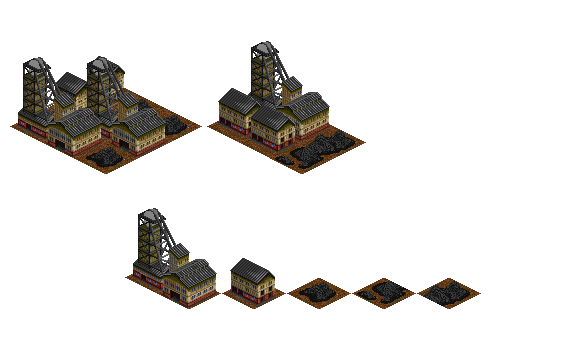
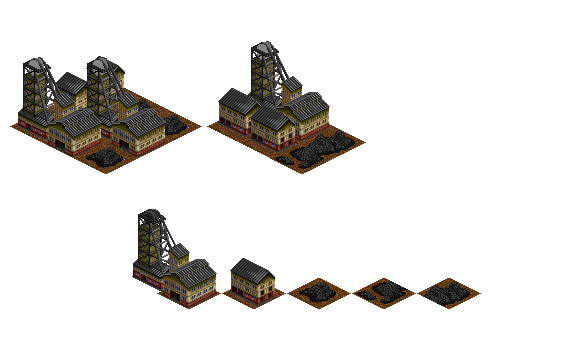
Before/after of a (584, 351) layered artwork. What changed in the layer stack:
renamed "cables" to "wheels + cables", painted on it over (144, 208, 176, 247)
renamed "wheels" to "wheels copy", hid it, painted on it over (144, 209, 160, 226)
hid "ground tile" over (125, 274, 161, 293)
